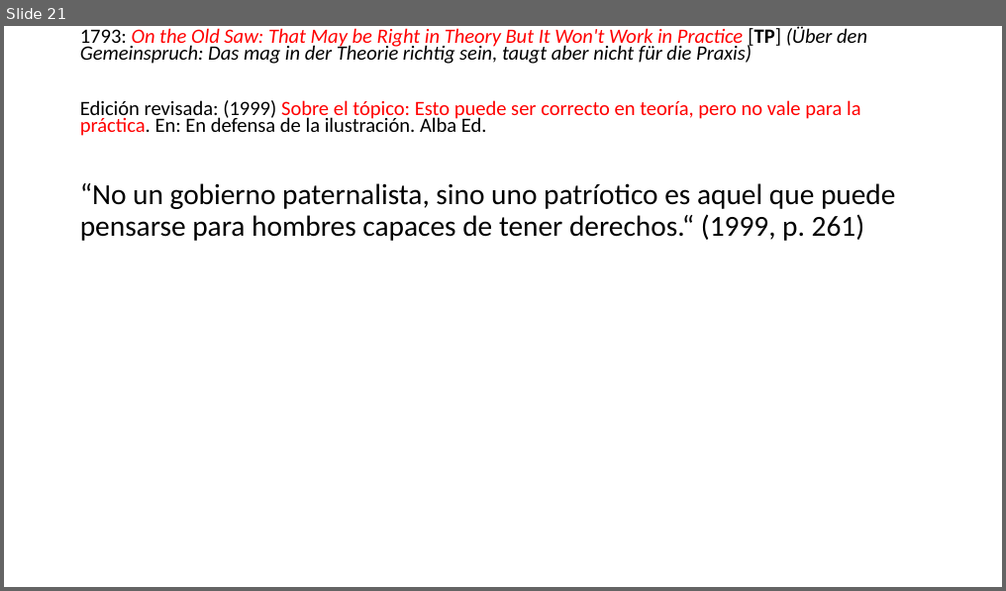
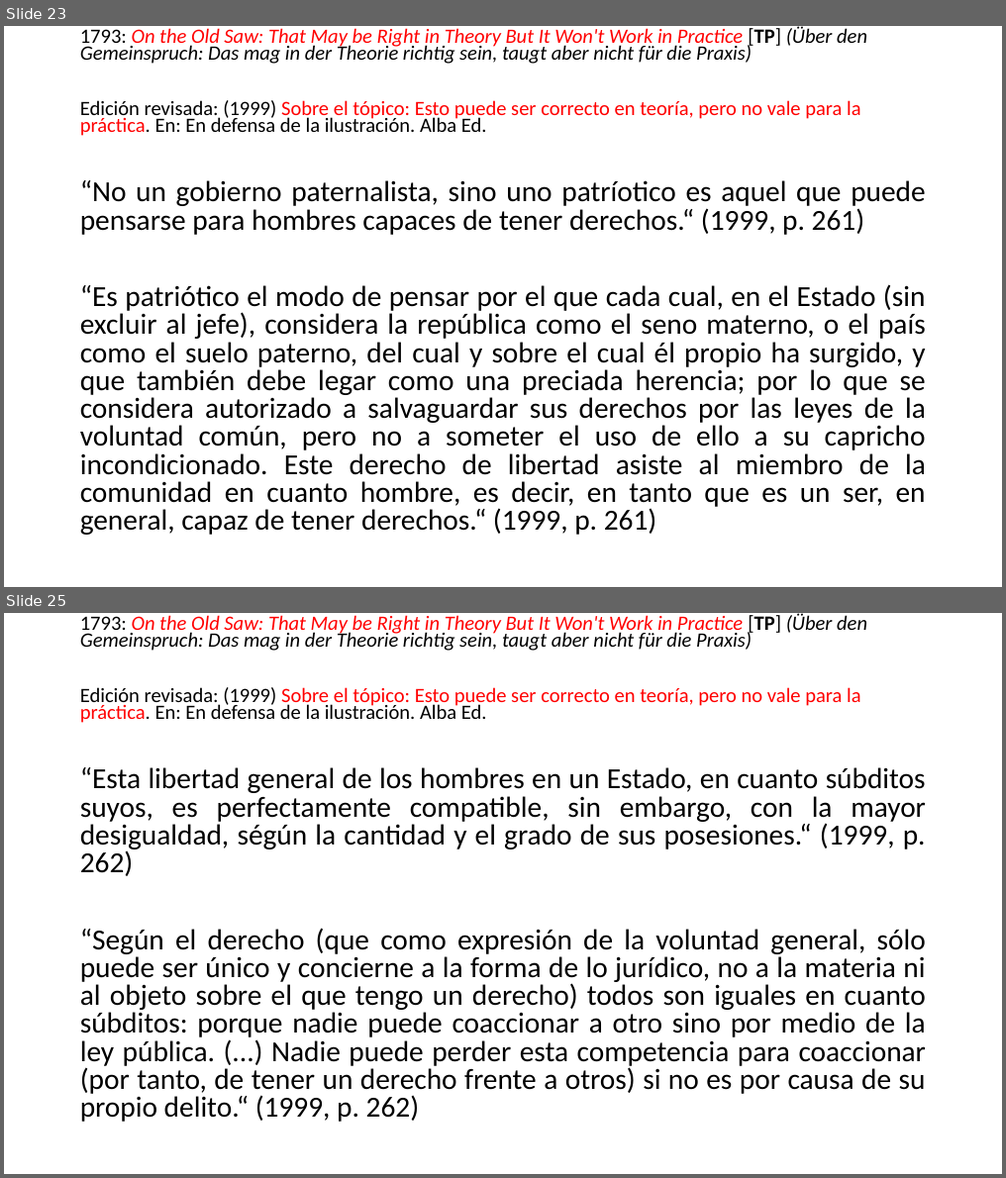
Before and after one commit to zaboltar/ArchaeologyJourney, a slide deck: DigSite/New Arcaism/uarm 2025 2/kant republica ciudadanía.pptx. Shown one above the other, each under a label of ours: slide 21 before the commit, slides 23 and 25 after it; the slides between them are not shown. The pictures are 1006x591 and 1006x1178 pixels, drawn with LibreOffice and Linux fonts; fonts in the diff are those of the drawing. Boxes give left, top, right and bottom in pixels: in the first picture for what was removed or moved away, otherwise in the second. Text is boxed around its words. In the diff, an @@ line names an element or a change of style, - is before the commit and + after.

```diff
--- a/DigSite/New Arcaism/uarm 2025 2/kant republica ciudadanía.pptx
+++ b/DigSite/New Arcaism/uarm 2025 2/kant republica ciudadanía.pptx
@@ slide 25 added at box(4, 613, 1002, 1174), background #FFFFFF @@
@@ text added at box(80, 613, 867, 723), 19.6 pt, text #000000, italic @@
+1793: On the Old Saw: That May be Right in Theory But It Won't Work in Practice [TP] (Über den Gemeinspruch: Das mag in der Theorie richtig sein, taugt aber nicht für die Praxis)
+Edición revisada: (1999) Sobre el tópico: Esto puede ser correcto en teoría, pero no vale para la práctica. En: En defensa de la ilustración. Alba Ed.
@@ text added at box(80, 767, 926, 1122), 28 pt, text #000000 @@
+“Esta libertad general de los hombres en un Estado, en cuanto súbditos suyos, es perfectamente compatible, sin embargo, con la mayor desigualdad, ségún la cantidad y el grado de sus posesiones.“ (1999, p. 262)
+“Según el derecho (que como expresión de la voluntad general, sólo puede ser único y concierne a la forma de lo jurídico, no a la materia ni al objeto sobre el que tengo un derecho) todos son iguales en cuanto súbditos: porque nadie puede coaccionar a otro sino por medio de la ley pública. (...) Nadie puede perder esta competencia para coaccionar (por tanto, de tener un derecho frente a otros) si no es por causa de su propio delito.“ (1999, p. 262)
@@ what was slide 21 is now slide 23 @@
@@ slide 23 changed as well @@
@@ text at box(80, 180, 925, 235): alignment left to justified; line spacing 0.9 to 0.8 @@
@@ text at box(80, 284, 926, 535): paragraph added @@
+“Es patriótico el modo de pensar por el que cada cual, en el Estado (sin excluir al jefe), considera la república como el seno materno, o el país como el suelo paterno, del cual y sobre el cual él propio ha surgido, y que también debe legar como una preciada herencia; por lo que se considera autorizado a salvaguardar sus derechos por las leyes de la voluntad común, pero no a someter el uso de ello a su capricho incondicionado. Este derecho de libertad asiste al miembro de la comunidad en cuanto hombre, es decir, en tanto que es un ser, en general, capaz de tener derechos.“ (1999, p. 261)
```
Also in this commit, not shown: 21 other slides changed, 14 other slides added, 28 other files.
